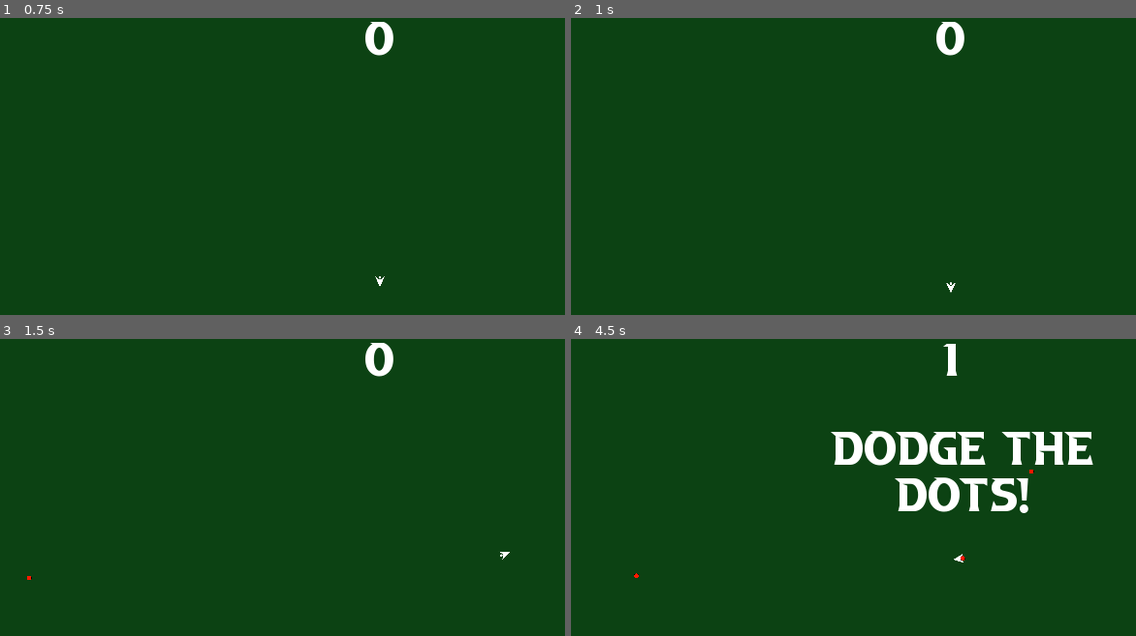
Above: before the commit, frames 1-4 (two rows, left to right).
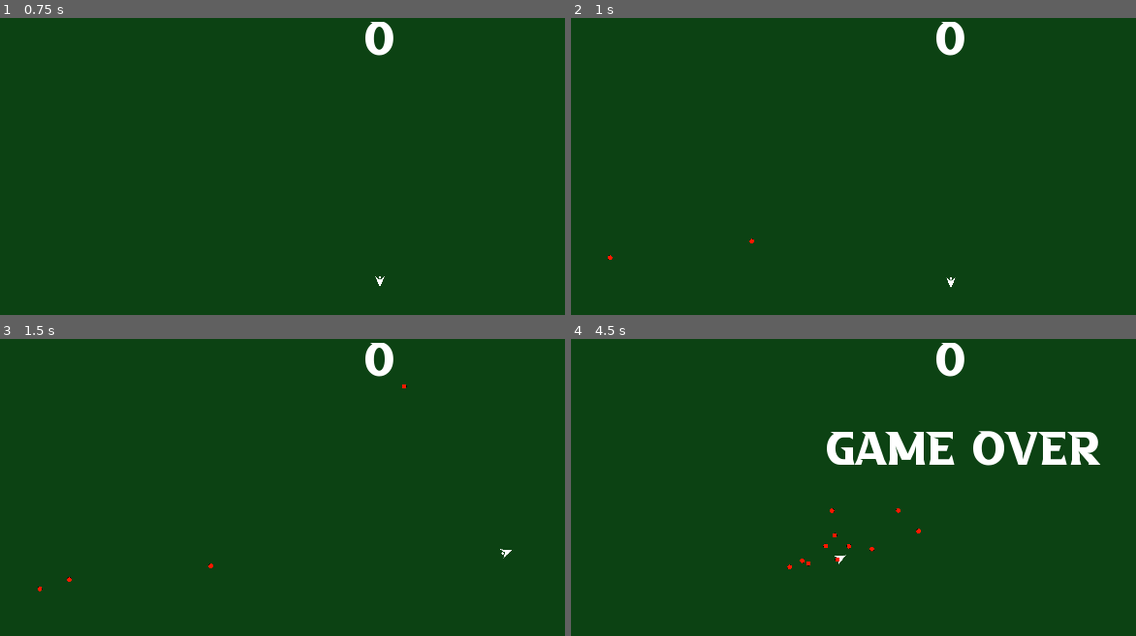
Above: after the commit, the same moments.

Repository: Solonarv/tilt-to-live-clone
Game: Godot game, scene res://Main.tscn
The game is run twice, just before and just after one commit, with the same random seed, the same clock (stepped at 60 frames per second) and the same inputs.
Inputs (mouse positions are in pixels of both pictures, inside the frame that each line leads up to):
- Up to frame 1 (0.75 s): click "Start" at 0.5 s
- Up to frame 2 (1 s): no input
- Up to frame 3 (1.5 s): tap Enter at 1.25 s; move the mouse to (548, 535) at 1.27 s
- Up to frame 4 (4.5 s): move the mouse to (797, 579) at 2.02 s; move the mouse to (1028, 460) at 2.77 s; move the mouse to (outside the picture) at 3.52 s; tap Space at 4.25 s; move the mouse to (outside the picture) at 4.27 s

Frame 1 is identical in both runs. In frame 2, less than 0.1% of the frame differs, in the area x 6-69%, y 74-93%; in frame 3, less than 0.1%; in frame 4, 5.0%, in the area x 11-94%, y 1-81%.

Commit message:
Faster enemies, explodey powerup

Diff:
--- a/Enemy.gd
+++ b/Enemy.gd
@@ -1,8 +1,8 @@
-extends KinematicBody2D
+extends Area2D
 
 var is_enemy = true
 var target
-export var speed = 20
+export var speed = 100
 
 
 func _ready():
@@ -11,8 +11,7 @@
 func start(player):
 	target = player
 
-func _physics_process(delta):
+func _process(delta):
 	var direction = (target.position - position).normalized()
-	var collision = move_and_collide(direction * speed * delta)
-	if collision != null:
-		collision.collider.call("die")
+	var slowdown = clamp((target.position - position).length() / speed, 0.2, 1)
+	position += direction * speed * delta * slowdown
--- a/Enemy.tscn
+++ b/Enemy.tscn
@@ -4,8 +4,9 @@
 [ext_resource path="res://enemy_collision_shape.tres" type="Shape2D" id=2]
 [ext_resource path="res://Enemy.gd" type="Script" id=3]
 
-[node name="Enemy" type="KinematicBody2D" groups=["enemies"]]
+[node name="Enemy" type="Area2D" groups=["enemies"]]
 scale = Vector2( 0.5, 0.5 )
+z_index = 1
 collision_mask = 0
 script = ExtResource( 3 )
 
--- a/Main.gd
+++ b/Main.gd
@@ -2,7 +2,9 @@
 
 
 export (PackedScene) var enemy_scene
+export (PackedScene) var powerup_scene
 export var safe_zone = 100
+export var powerup_chance = 0.02
 var score
 var viewport
 
@@ -13,7 +15,6 @@
 
 
 func game_over():
-	$ScoreCounter.stop()
 	$MobSpawner.stop()
 	$HUD.show_game_over()
 
@@ -22,13 +23,13 @@
 	score = 0
 	$Player.start($PlayerStartPosition.position)
 	get_tree().call_group("enemies", "queue_free")
+	get_tree().call_group("powerups", "queue_free")
 	start_timers()
 	$HUD.update_score(score)
 	# $HUD.show_message("Get Ready")
 
 func start_timers():
 	$MobSpawner.start()
-	$ScoreCounter.start()
 
 func _on_MobSpawner_timeout():
 	var enemy = enemy_scene.instance()
@@ -41,7 +42,13 @@
 	enemy.start($Player)
 	add_child(enemy)
 
+	if randf() < powerup_chance:
+		var powerup = powerup_scene.instance()
+		spawn_location = Vector2(rand_range(0, viewport.size.x), rand_range(0, viewport.size.y))
+		powerup.position = spawn_location
+		add_child(powerup)
 
-func _on_ScoreCounter_timeout():
+
+func _on_Player_score():
 	score += 1
 	$HUD.update_score(score)
--- a/Main.tscn
+++ b/Main.tscn
@@ -1,13 +1,15 @@
-[gd_scene load_steps=5 format=2]
+[gd_scene load_steps=6 format=2]
 
 [ext_resource path="res://Player.tscn" type="PackedScene" id=1]
 [ext_resource path="res://Main.gd" type="Script" id=2]
 [ext_resource path="res://Enemy.tscn" type="PackedScene" id=3]
 [ext_resource path="res://HUD.tscn" type="PackedScene" id=4]
+[ext_resource path="res://Powerup.tscn" type="PackedScene" id=5]
 
 [node name="Main" type="Node"]
 script = ExtResource( 2 )
 enemy_scene = ExtResource( 3 )
+powerup_scene = ExtResource( 5 )
 
 [node name="ColorRect" type="ColorRect" parent="."]
 anchor_right = 1.0
@@ -17,9 +19,7 @@
 [node name="Player" parent="." instance=ExtResource( 1 )]
 
 [node name="MobSpawner" type="Timer" parent="."]
-wait_time = 0.5
-
-[node name="ScoreCounter" type="Timer" parent="."]
+wait_time = 0.2
 
 [node name="PlayerStartPosition" type="Position2D" parent="."]
 position = Vector2( 640, 360 )
@@ -27,6 +27,6 @@
 [node name="HUD" parent="." instance=ExtResource( 4 )]
 
 [connection signal="hit" from="Player" to="." method="game_over"]
+[connection signal="score" from="Player" to="." method="_on_Player_score"]
 [connection signal="timeout" from="MobSpawner" to="." method="_on_MobSpawner_timeout"]
-[connection signal="timeout" from="ScoreCounter" to="." method="_on_ScoreCounter_timeout"]
 [connection signal="start_game" from="HUD" to="." method="new_game"]
--- a/Player.gd
+++ b/Player.gd
@@ -1,6 +1,7 @@
-extends KinematicBody2D
+extends Area2D
 
 signal hit
+signal score
 
 export (float) var friction_coeff = 0.15
 export (float) var acceleration = 10
@@ -16,21 +17,16 @@
 
 
 # Called every frame. 'delta' is the elapsed time since the previous frame.
-func _physics_process(delta):
+func _process(delta):
 	if dead:
 		return
 	look_at(get_global_mouse_position())
 	var direction = (position - get_global_mouse_position()).normalized()
 	var distance = (position - get_global_mouse_position()).length()
 	distance = clamp(distance, 0.1, max_distance) / max_distance
-	velocity = -direction * distance * acceleration * 100
-	#velocity *= pow(friction_coeff * distance, delta)
-	#velocity += Vector2(acceleration, 0).rotated(rotation) * distance
-	velocity = move_and_slide(velocity)
-	for i in get_slide_count():
-		var collision = get_slide_collision(i)
-		if collision.collider.get("is_enemy"):
-			die()
+	if distance > 0.1:
+		velocity = -direction * distance * acceleration * 100
+		position += velocity * delta
 
 func die():
 	dead = true
@@ -42,3 +38,13 @@
 	show()
 	dead = false
 	$CollisionShape2D.disabled = false
+
+
+func _on_Player_area_entered(area):
+	if area.is_in_group("enemies"):
+		die()
+	elif area.is_in_group("powerups"):
+		area.activate(self)
+
+func score(area):
+	emit_signal("score")
--- a/Player.tscn
+++ b/Player.tscn
@@ -4,7 +4,7 @@
 [ext_resource path="res://player-sprite.png" type="Texture" id=2]
 [ext_resource path="res://player_collision_shape.tres" type="Shape2D" id=3]
 
-[node name="Player" type="KinematicBody2D"]
+[node name="Player" type="Area2D"]
 visible = false
 position = Vector2( 490, 309 )
 script = ExtResource( 1 )
@@ -17,3 +17,5 @@
 shape = ExtResource( 3 )
 
 [node name="Player" type="Node2D" parent="."]
+
+[connection signal="area_entered" from="." to="." method="_on_Player_area_entered"]
--- /dev/null
+++ b/Powerup.gd
@@ -0,0 +1,26 @@
+extends Area2D
+
+var activator = null
+
+# Called when the node enters the scene tree for the first time.
+func _ready():
+	pass # Replace with function body.
+
+func activate(player):
+	if activator != null: return
+	activator = player
+	for area in get_overlapping_areas():
+		if area.is_in_group("enemies"):
+			area.queue_free()
+	global_scale *= 8
+	$Timer.start()
+
+func _on_Timer_timeout():
+	queue_free()
+
+
+
+func _on_Powerup_area_entered(area):
+	if activator != null && area.is_in_group("enemies"):
+		area.queue_free()
+		activator.score(area)
--- /dev/null
+++ b/Powerup.tscn
@@ -0,0 +1,20 @@
+[gd_scene load_steps=4 format=2]
+
+[ext_resource path="res://powerup_shape.tres" type="Shape2D" id=1]
+[ext_resource path="res://explosion_sprite.png" type="Texture" id=2]
+[ext_resource path="res://Powerup.gd" type="Script" id=3]
+
+[node name="Powerup" type="Area2D" groups=["powerups"]]
+script = ExtResource( 3 )
+
+[node name="Sprite" type="Sprite" parent="."]
+scale = Vector2( 0.5, 0.5 )
+texture = ExtResource( 2 )
+
+[node name="CollisionShape2D" type="CollisionShape2D" parent="."]
+shape = ExtResource( 1 )
+
+[node name="Timer" type="Timer" parent="."]
+
+[connection signal="area_entered" from="." to="." method="_on_Powerup_area_entered"]
+[connection signal="timeout" from="Timer" to="." method="_on_Timer_timeout"]
--- /dev/null
+++ b/powerup_shape.tres
@@ -0,0 +1,4 @@
+[gd_resource type="CircleShape2D" format=2]
+
+[resource]
+radius = 16.0
Binary file added: explosion_sprite.png
Not shown, added: explosion_sprite.kra
